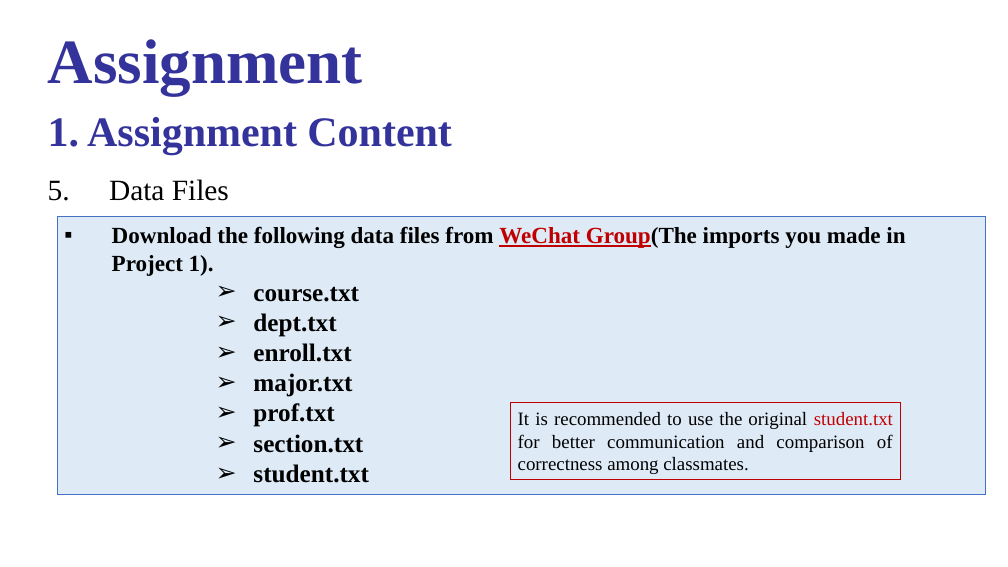
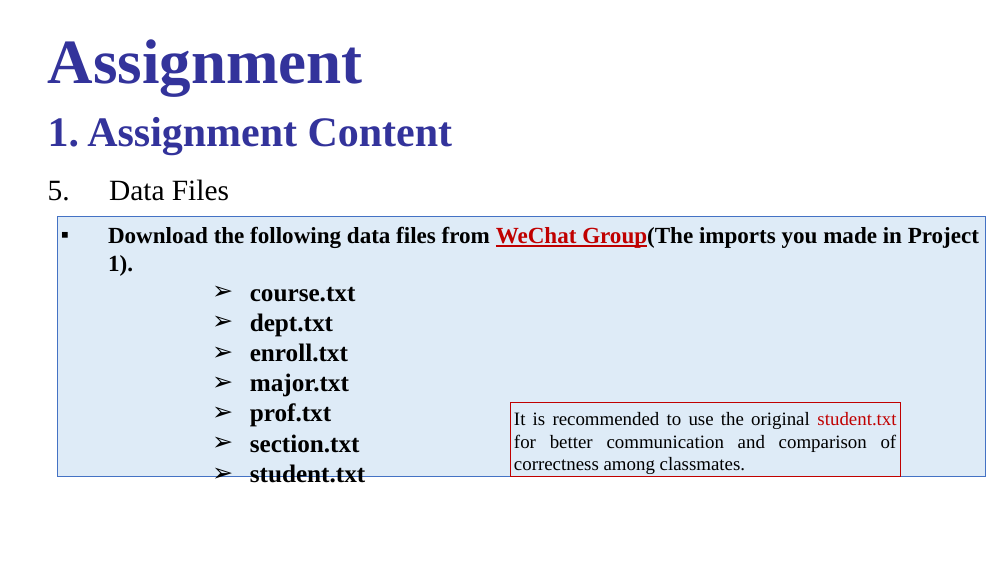
Before and after one commit to gongghao/database-labs, a slide deck: slide 17 of content/projects/project2/materials/Project_2_release.pptx. Drawn at 1008x567 pixels with LibreOffice and Linux fonts; fonts in the diff are those of the drawing. Boxes give left, top, right and bottom in pixels: in the first picture for what was removed or moved away, otherwise in the second. Text is boxed around its words. In the diff, an @@ line names an element or a change of style, - is before the commit and + after.

```diff
--- a/content/projects/project2/materials/Project_2_release.pptx
+++ b/content/projects/project2/materials/Project_2_release.pptx
@@ rectangle "Download the following data files ..." resized from (x1=57, y1=217, x2=985, y2=495) to (x1=57, y1=217, x2=985, y2=477) @@
```
Also in this commit, not shown: 19 other slides changed, 3 other files.
